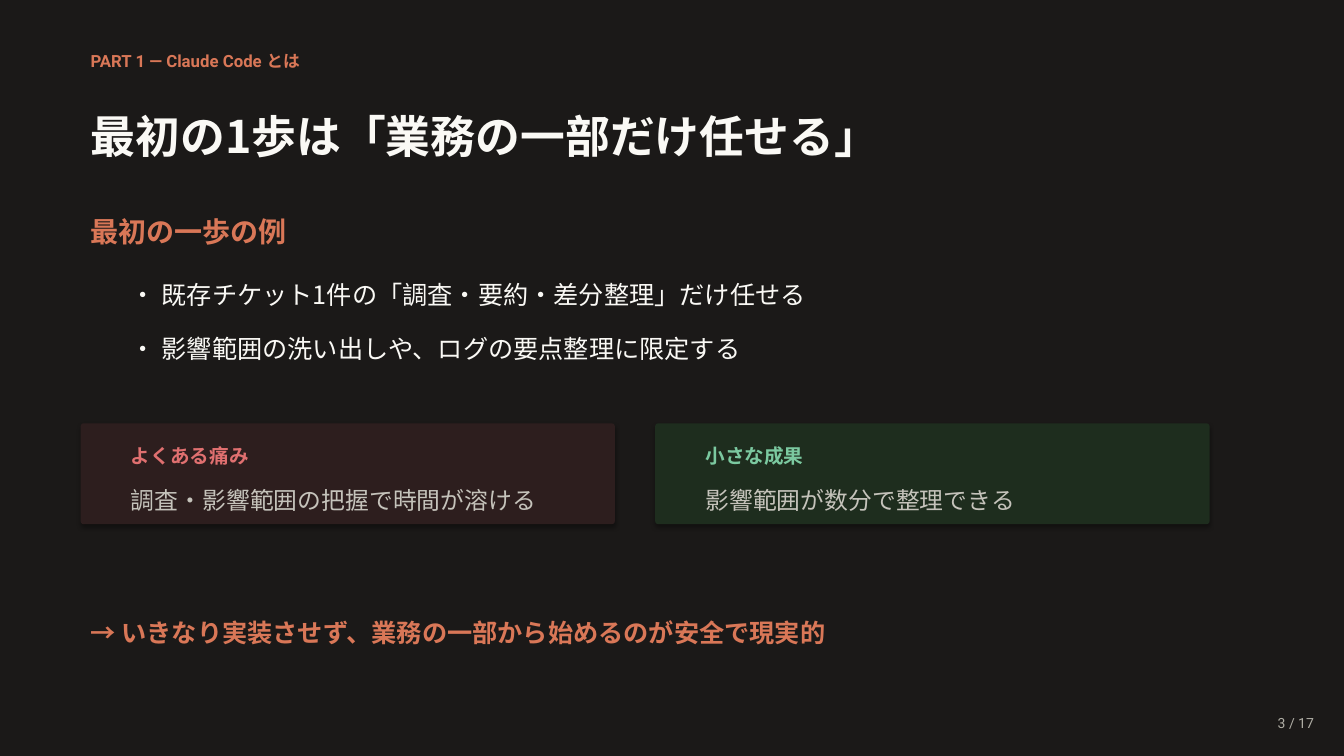
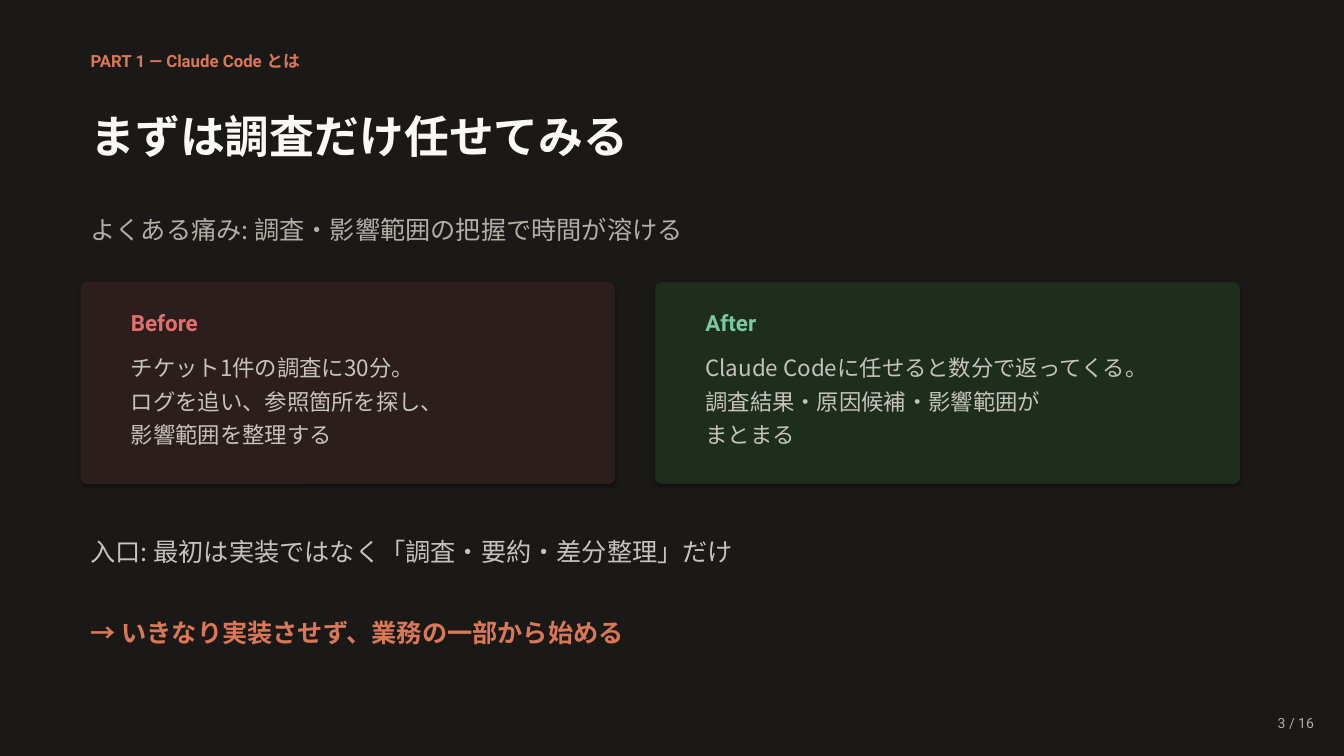
Before and after one commit to Ischca/zenn, a slide deck: slide 3 of slides/session1.pptx. Drawn at 1344x756 pixels with LibreOffice and Linux fonts; fonts in the diff are those of the drawing. Boxes give left, top, right and bottom in pixels: in the first picture for what was removed or moved away, otherwise in the second. Text is boxed around its words. In the diff, an @@ line names an element or a change of style, - is before the commit and + after.

```diff
--- a/slides/session1.pptx
+++ b/slides/session1.pptx
@@ text at bbox=[91, 115, 629, 157]: text changed @@
-最初の1歩は「業務の一部だけ任せる」
+まずは調査だけ任せてみる
@@ text at bbox=[91, 217, 682, 241]: text changed; size 17 to 18 pt; text colour #C5C3BB to #B0AEA5 @@
-調査・影響範囲の把握で時間が溶ける
+よくある痛み: 調査・影響範囲の把握で時間が溶ける
@@ text removed at bbox=[91, 218, 287, 245] @@
-最初の一歩の例
@@ rounded rectangle: place and size @@
-rounded rectangle at bbox=[81, 423, 615, 524]
+rounded rectangle at bbox=[81, 282, 615, 484]
@@ text removed at bbox=[162, 282, 806, 360] @@
-• 既存チケット1件の「調査・要約・差分整理」だけ任せる
-• 影響範囲の洗い出しや、ログの要点整理に限定する
@@ rounded rectangle: place and size @@
-rounded rectangle at bbox=[655, 423, 1210, 524]
+rounded rectangle at bbox=[655, 282, 1240, 484]
@@ text added at bbox=[131, 314, 198, 331], 16 pt, text #E07070, bold @@
+Before
@@ text added at bbox=[705, 314, 756, 331], 16 pt, text #7BC9A0, bold @@
+After
@@ text at bbox=[131, 357, 443, 445]: text changed; size 14 to 16 pt; text colour #E07070 to #C5C3BB; bold off @@
-よくある痛み
+チケット1件の調査に30分。
+ログを追い、参照箇所を探し、
+影響範囲を整理する
@@ text at bbox=[705, 357, 1147, 444]: text changed; size 14 to 16 pt; text colour #7BC9A0 to #C5C3BB; bold off @@
-小さな成果
+Claude Codeに任せると数分で返ってくる。
+調査結果・原因候補・影響範囲が
+まとまる
@@ text at bbox=[91, 539, 734, 563]: text changed; size 17 to 18 pt @@
-影響範囲が数分で整理できる
+入口: 最初は実装ではなく「調査・要約・差分整理」だけ
@@ text at bbox=[121, 620, 623, 645]: text changed @@
-→ いきなり実装させず、業務の一部から始めるのが安全で現実的
+→ いきなり実装させず、業務の一部から始める
@@ text at bbox=[1278, 718, 1314, 728]: text changed @@
-3 / 17
+3 / 16
```
Also in this commit, not shown: 13 other slides changed, 1 slide added, 2 slides removed, 1 other file.
